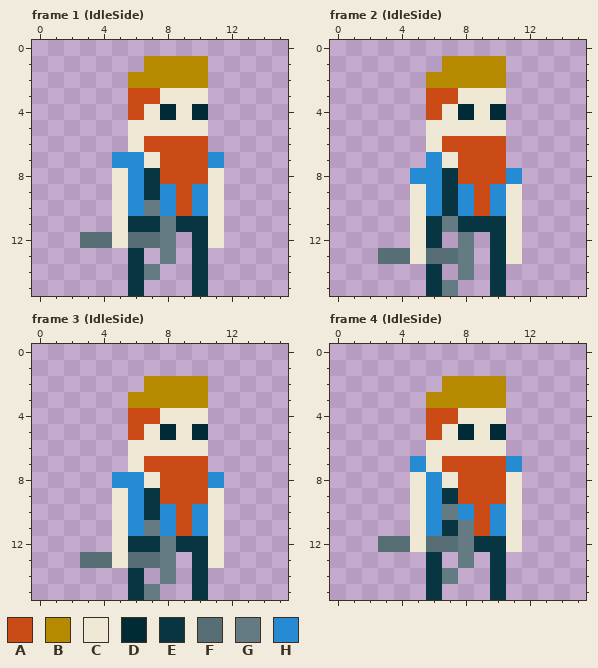
Pixel-art file -- assets/char.aseprite. The picture above was drawn from the file before the commit.
16x16 pixels, 30 frames. Shown: frame 1 (IdleSide), frame 2 (IdleSide), frame 3 (IdleSide), frame 4 (IdleSide). The commit also changed other frames, which this record leaves out.
Visible layers, top first: "Pickaxe", "Head", "Body".
Palette (. is transparent): A #cb4b16  B #b58900  C #eee8d5  D #002b36  E #073642  F #586e75  G #657b83  H #268bd2
Pixels before, frame 1 (IdleSide), first column x 3:
 1 ....BBBB.
 2 ...BBBBB.
 3 ...AACCC.
 4 ...ACDCD.
 5 ...CCCCC.
 6 ...CAAAA.
 7 ..HHCAAAH
 8 ..CHEAAAC
 9 ..CHEHAHC
10 ..CHGHAHC
11 ..CEEGEEC
12 FFCFFG.EC
13 ...E.G.E.
14 ...EG..E.
15 ...E...E.
Pixels before, frame 2 (IdleSide), first column x 3:
 1 ....BBBB.
 2 ...BBBBB.
 3 ...AACCC.
 4 ...ACDCD.
 5 ...CCCCC.
 6 ...CAAAA.
 7 ...HCAAA.
 8 ..HHEAAAH
 9 ..CHEHAHC
10 ..CHEHAHC
11 ..CEGEEEC
12 ..CE.G.EC
13 FFCFFG.EC
14 ...E.G.E.
15 ...EG..E.
Pixels before, frame 3 (IdleSide), first column x 3:
 2 ....BBBB.
 3 ...BBBBB.
 4 ...AACCC.
 5 ...ACDCD.
 6 ...CCCCC.
 7 ...CAAAA.
 8 ..HHCAAAH
 9 ..CHEAAAC
10 ..CHEHAHC
11 ..CHGHAHC
12 ..CEEGEEC
13 FFCFFG.EC
14 ...E.G.E.
15 ...EG..E.
Pixels before, frame 4 (IdleSide), first column x 3:
 2 ....BBBB.
 3 ...BBBBB.
 4 ...AACCC.
 5 ...ACDCD.
 6 ...CCCCC.
 7 ..HCAAAAH
 8 ..CHCAAAC
 9 ..CHEAAAC
10 ..CHGHAHC
11 ..CHEGAHC
12 FFCFFGEEC
13 ...E.G.E.
14 ...EG..E.
15 ...E...E.
Once edited:
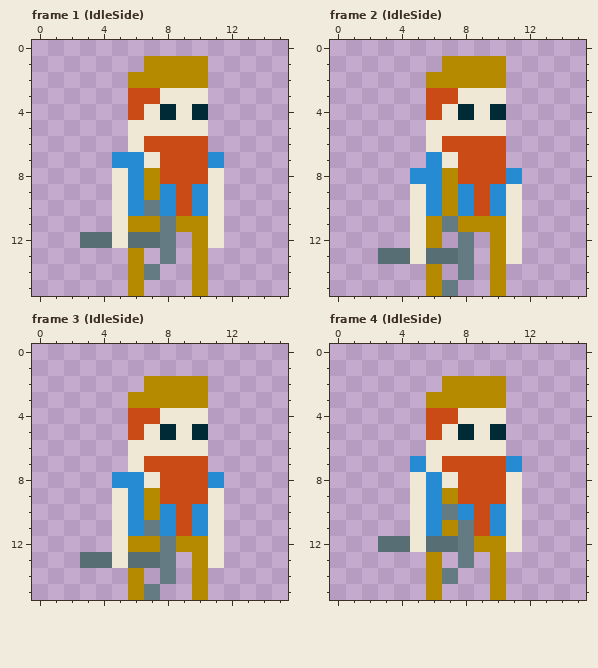
The edit:
{"where": "frame 1 (IdleSide), layer \"Body\""}
{"frame":1,"y":8,"x":7,"old":"E","new":"B"}
{"frame":1,"y":9,"x":7,"old":"E","new":"B"}
{"frame":1,"y":11,"x":6,"old":"EE","new":"BB"}
{"frame":1,"y":11,"x":9,"old":"EE","new":"BB"}
{"frame":1,"y":12,"x":10,"old":"E","new":"B"}
{"frame":1,"y":13,"x":6,"old":"E","new":"B"}
{"frame":1,"y":13,"x":10,"old":"E","new":"B"}
{"frame":1,"y":14,"x":6,"old":"E","new":"B"}
{"frame":1,"y":14,"x":10,"old":"E","new":"B"}
{"frame":1,"y":15,"x":6,"old":"E","new":"B"}
{"frame":1,"y":15,"x":10,"old":"E","new":"B"}
{"where": "frame 2 (IdleSide), layer \"Body\""}
{"frame":2,"y":8,"x":7,"old":"E","new":"B"}
{"frame":2,"y":9,"x":7,"old":"E","new":"B"}
{"frame":2,"y":10,"x":7,"old":"E","new":"B"}
{"frame":2,"y":11,"x":6,"old":"E","new":"B"}
{"frame":2,"y":11,"x":8,"old":"EEE","new":"BBB"}
{"frame":2,"y":12,"x":6,"old":"E","new":"B"}
{"frame":2,"y":12,"x":10,"old":"E","new":"B"}
{"frame":2,"y":13,"x":10,"old":"E","new":"B"}
{"frame":2,"y":14,"x":6,"old":"E","new":"B"}
{"frame":2,"y":14,"x":10,"old":"E","new":"B"}
{"frame":2,"y":15,"x":6,"old":"E","new":"B"}
{"frame":2,"y":15,"x":10,"old":"E","new":"B"}
{"where": "frame 3 (IdleSide), layer \"Body\""}
{"frame":3,"y":9,"x":7,"old":"E","new":"B"}
{"frame":3,"y":10,"x":7,"old":"E","new":"B"}
{"frame":3,"y":12,"x":6,"old":"EE","new":"BB"}
{"frame":3,"y":12,"x":9,"old":"EE","new":"BB"}
{"frame":3,"y":13,"x":10,"old":"E","new":"B"}
{"frame":3,"y":14,"x":6,"old":"E","new":"B"}
{"frame":3,"y":14,"x":10,"old":"E","new":"B"}
{"frame":3,"y":15,"x":6,"old":"E","new":"B"}
{"frame":3,"y":15,"x":10,"old":"E","new":"B"}
{"where": "frame 4 (IdleSide), layer \"Body\""}
{"frame":4,"y":9,"x":7,"old":"E","new":"B"}
{"frame":4,"y":11,"x":7,"old":"E","new":"B"}
{"frame":4,"y":12,"x":9,"old":"EE","new":"BB"}
{"frame":4,"y":13,"x":6,"old":"E","new":"B"}
{"frame":4,"y":13,"x":10,"old":"E","new":"B"}
{"frame":4,"y":14,"x":6,"old":"E","new":"B"}
{"frame":4,"y":14,"x":10,"old":"E","new":"B"}
{"frame":4,"y":15,"x":6,"old":"E","new":"B"}
{"frame":4,"y":15,"x":10,"old":"E","new":"B"}
